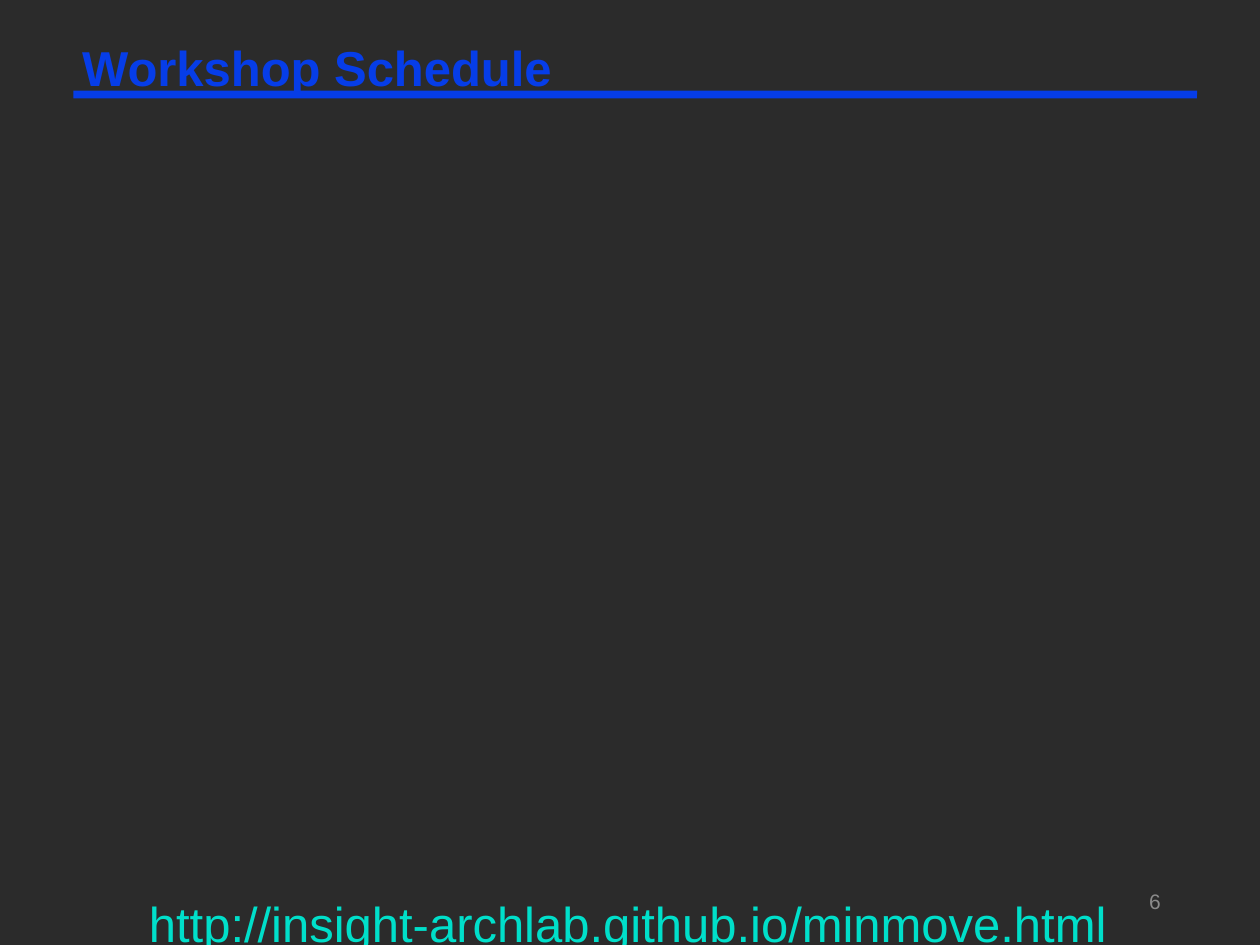
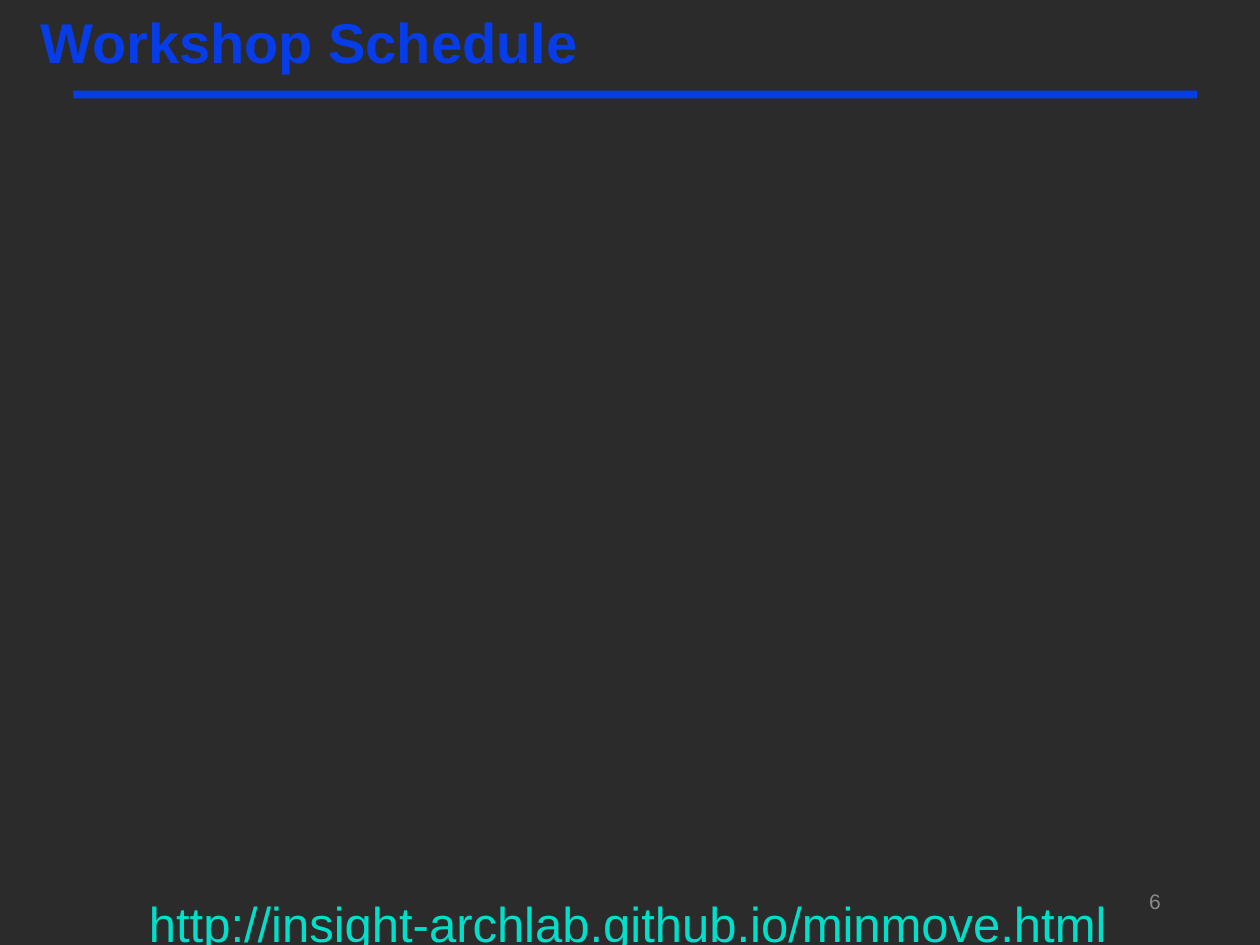
Before and after one commit to insight-archlab/insight-archlab.github.io, a slide deck: slide 6 of minmove/minmove-intro.pptx. Drawn at 1260x945 pixels with LibreOffice and Linux fonts; fonts in the diff are those of the drawing; background and template pictures are left out; a plain dark background stands for a picture behind light text. Boxes give left, top, right and bottom in pixels: in the first picture for what was removed or moved away, otherwise in the second. Text is boxed around its words. In the diff, an @@ line names an element or a change of style, - is before the commit and + after.

```diff
--- a/minmove/minmove-intro.pptx
+++ b/minmove/minmove-intro.pptx
@@ title "Workshop Schedule": place and size @@
-title "Workshop Schedule" at [82,50,552,96]
+title "Workshop Schedule" at [40,22,577,74]
@@ title "Workshop Schedule" at [40,22,577,74]: size 28 to 32 pt @@
```
Also in this commit, not shown: 4 other files.
